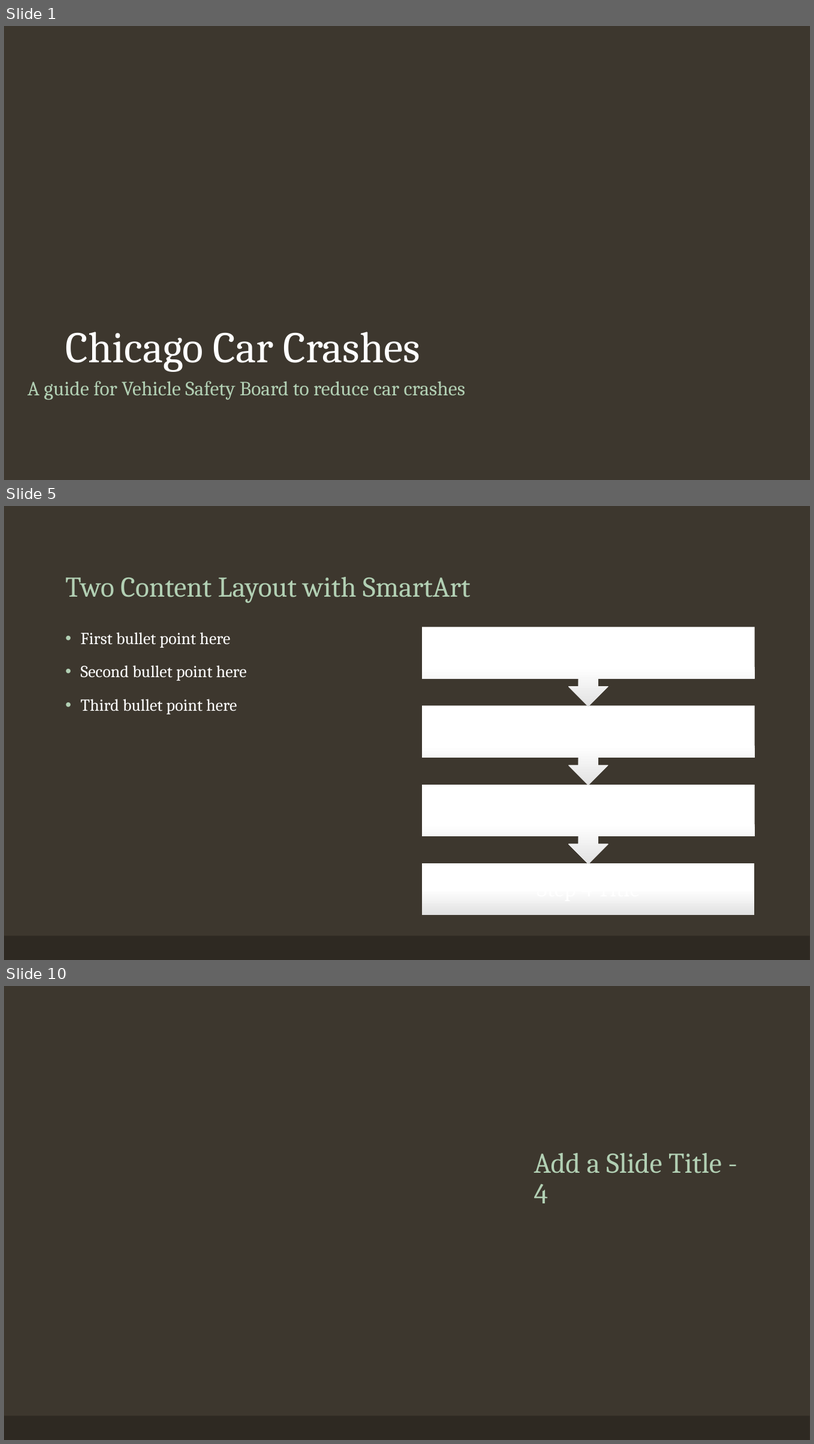
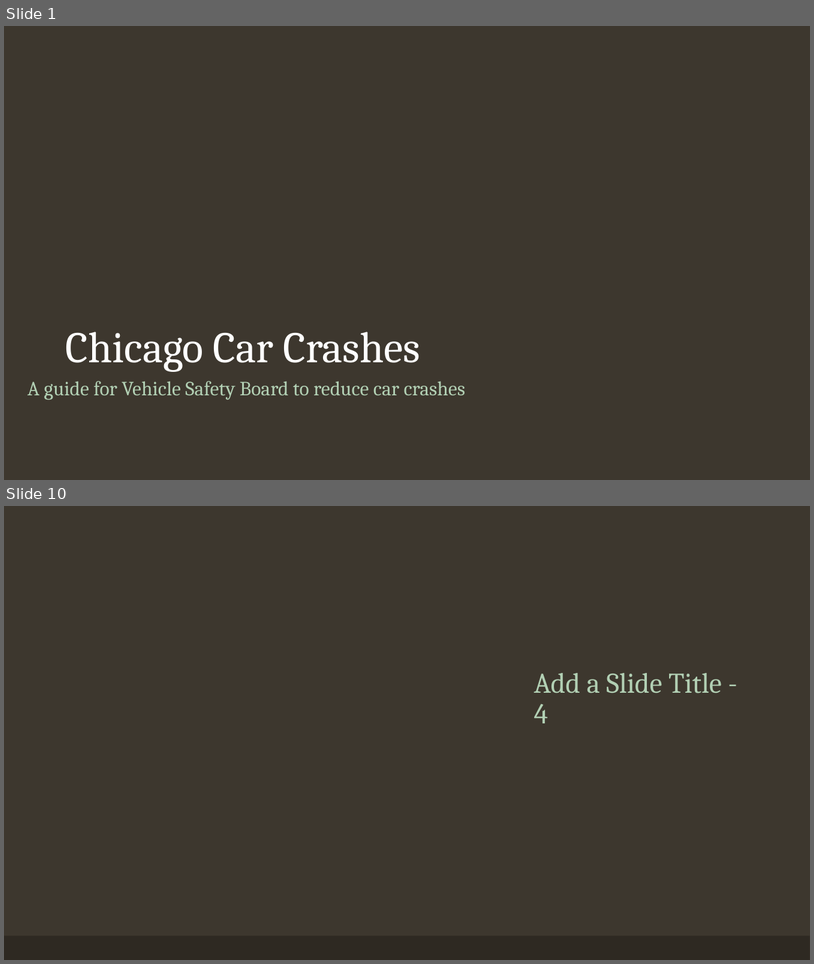
Before and after one commit to vinayakmodgil/Car-crash-prediction-in-Chicago, a slide deck: chicago.pptm. Shown one above the other, each under a label of ours: slides 1, 5 and 10 before the commit, slides 1 and 10 after it; the slides between them are not shown. The pictures are 814x1444 and 814x964 pixels, drawn with LibreOffice and Linux fonts; fonts in the diff are those of the drawing; background and template pictures are left out. Boxes give left, top, right and bottom in pixels: in the first picture for what was removed or moved away, otherwise in the second. Text is boxed around its words. In the diff, an @@ line names an element or a change of style, - is before the commit and + after.

```diff
--- a/chicago.pptm
+++ b/chicago.pptm
@@ slide 5 removed at [4,506,810,960], background #3D372E; not listed: 1 template element that a slide beside it also shows @@
@@ title removed at [65,577,471,603] @@
-Two Content Layout with SmartArt
@@ group removed at [423,627,755,915]: 3 up arrow callouts, 1 rectangle @@
@@ text removed at [81,632,247,714] @@
-• First bullet point here
-• Second bullet point here
-• Third bullet point here
```
Also in this commit, not shown: 1 slide changed, 7 slides added, 6 other slides removed, 1 other file.
